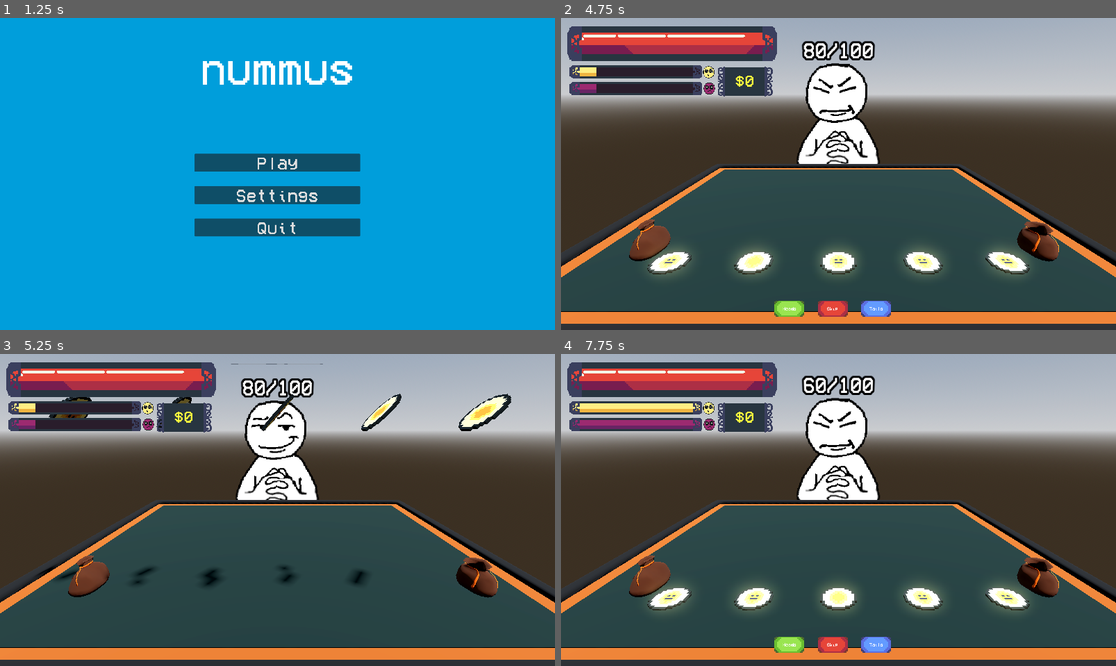
Above: before the commit, frames 1-4 (two rows, left to right).
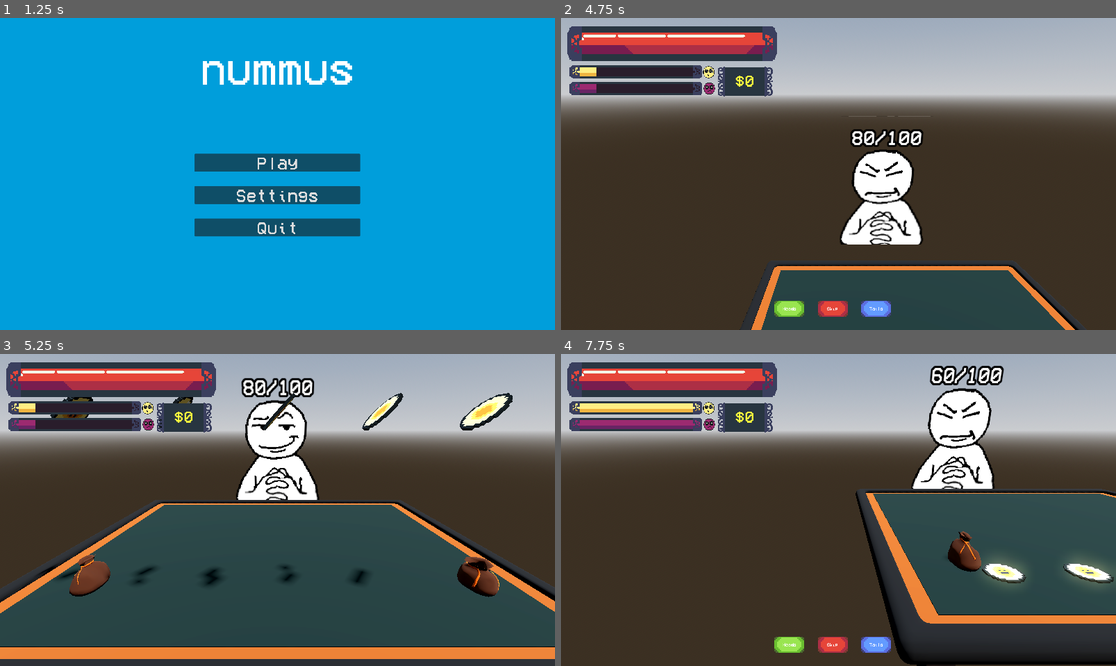
Above: after the commit, the same moments.

Repository: nianjindev/nummus
Game: Godot game, scene res://gui/splash_screen/splash_screen_manager.tscn
Same seed, same stepped clock (60 frames per second), same inputs: the game is played once before the commit and once after it. The engine's default icon, where the game draws it, is replaced by a stand-in: a white triangle on a blue panel in a dark square.
Inputs (mouse positions are in pixels of both pictures, inside the frame that each line leads up to):
- Up to frame 1 (1.25 s): tap Enter at 0.5 s; move the mouse to (399, 158) at 0.52 s; click (399, 158) at 0.67 s; tap Space at 0.77 s
- Up to frame 2 (4.75 s): click "Play" at 1.25 s; click "Skip" at 2 s; click "Skip" at 2.75 s; click "Heads" at 3.5 s; move the mouse to (727, 189) at 4.27 s; click (727, 189) at 4.42 s; tap Space at 4.52 s
- Up to frame 3 (5.25 s): click "Tails" at 5 s
- Up to frame 4 (7.75 s): move the mouse to (894, 441) at 5.77 s; click (894, 441) at 5.92 s; click "Heads" at 6.5 s; move the mouse to (810, 572) at 7.27 s; click (810, 572) at 7.42 s; tap Space at 7.52 s

Frame 1 is identical in both runs. In frame 2, 40% of the frame differs, in the area x 0-100%, y 7-100%; in frame 3, 2.8%; in frame 4, 47%, in the area x 0-100%, y 3-100%.

Commit message:
added EPIC camera shake

Diff:
--- a/nummus-game/autoload/signalbus.gd
+++ b/nummus-game/autoload/signalbus.gd
@@ -32,6 +32,8 @@
 signal toggle_bar_ui(show: bool)
 signal toggle_level_completed_ui(show: bool)
 
+######## VFX ########
+signal enemy_hurt_visuals()
 
 func _ready():
 	skill_check_finish.connect(_on_skill_check)
--- a/nummus-game/base_objects/base_level.gd
+++ b/nummus-game/base_objects/base_level.gd
@@ -2,12 +2,13 @@
 
 var current_hand: Array[Coin]
 @onready var table = $TableHandler
-@onready var camera_3d: Camera3D = $Camera3D
+@onready var camera: Camera3D = $PlayerCamera
 
 func _ready() -> void:
 	# Inventory.add_item(ObjectManager.create_coin(Constants.COINS.base, Constants.display_type.PLAY))
 	spawn_coin()
 	ObjectManager.spawn_base_enemy()
+
 
 func spawn_coin():
 	var hand_size: int = max(Globals.max_hand, Inventory.inventory.size())
--- a/nummus-game/base_objects/base_level.tscn
+++ b/nummus-game/base_objects/base_level.tscn
@@ -1,7 +1,8 @@
-[gd_scene load_steps=8 format=3 uid="uid://vwukeorb6yvs"]
+[gd_scene load_steps=9 format=3 uid="uid://vwukeorb6yvs"]
 
 [ext_resource type="Script" uid="uid://d22vmb2a3xedj" path="res://base_objects/base_level.gd" id="1_ftfrf"]
 [ext_resource type="PackedScene" uid="uid://dwu8pi66hpjiu" path="res://base_objects/table_handler.tscn" id="2_iothi"]
+[ext_resource type="PackedScene" uid="uid://bggqvxqjboy3t" path="res://base_objects/player_camera.tscn" id="2_nboak"]
 [ext_resource type="ArrayMesh" uid="uid://d2tjgm2vawtym" path="res://assets/3d/coin_purse_open.obj" id="3_d3dva"]
 [ext_resource type="ArrayMesh" uid="uid://bmmobbrhil6md" path="res://assets/3d/coin_purse_closed.obj" id="4_bgm65"]
 
@@ -32,9 +33,8 @@
 shadow_enabled = true
 shadow_blur = 0.897
 
-[node name="Camera3D" type="Camera3D" parent="."]
-transform = Transform3D(-4.361182e-08, -0.28287718, 0.95915616, 2.9486855e-09, 0.95915616, 0.28287718, -1, 1.5165039e-08, -4.099643e-08, 1.5741451, 1.0703781, 0)
-fov = 60.0
+[node name="PlayerCamera" parent="." instance=ExtResource("2_nboak")]
+transform = Transform3D(-4.4581025e-08, -0.28287718, 0.95915616, 2.9486855e-09, 0.95915616, 0.28287718, -1, 1.5439204e-08, -4.1926047e-08, 1.5741451, 1.0703781, 0)
 
 [node name="Purse" type="MeshInstance3D" parent="."]
 transform = Transform3D(0.1075234, 0, 0, 0, 0.1075234, 0, 0, 0, 0.1075234, 0.5075082, 0.42909357, -0.87402403)
--- a/nummus-game/base_objects/enemy.gd
+++ b/nummus-game/base_objects/enemy.gd
@@ -12,6 +12,7 @@
 
 var hurt_small_length: float = 0.5
 var hurt_medium_length: float = 1
+var death_length: float = 3.0
 
 
 func _ready():
@@ -27,16 +28,19 @@
 	scale = Vector3(0.6,0.6,0.6)
 
 func play_hurt_animation():
+	Signalbus.enemy_hurt_visuals.emit()
 	animated_sprite.play("hurt")
 	animation_player.speed_scale = 0
+
 	await get_tree().create_timer(hurt_small_length).timeout
+
+	animated_sprite.play("neutral")
 	animation_player.speed_scale = 1
-	animated_sprite.play("neutral")
 
 func play_death_animation():
 	animated_sprite.play("very_hurt")
-	animation_player.play("death")
-	await animation_player.animation_finished
+	await get_tree().create_timer(death_length).timeout
+
 	Signalbus.current_enemy_defeated.emit()
 
 func take_damage(amount: int):
--- a/nummus-game/base_objects/enemy.tscn
+++ b/nummus-game/base_objects/enemy.tscn
@@ -17,6 +17,14 @@
 "values": [Vector3(0, 0, 0)]
 }
 
+[sub_resource type="Animation" id="Animation_gmcc3"]
+resource_name = "death"
+length = 3.0
+
+[sub_resource type="Animation" id="Animation_2kuny"]
+resource_name = "hurt_small"
+length = 0.5
+
 [sub_resource type="Animation" id="Animation_fw1ev"]
 resource_name = "idle"
 length = 2.8667
@@ -33,14 +41,6 @@
 "update": 0,
 "values": [Vector3(0, 0, 0), Vector3(0, -0.13, 0), Vector3(0, 0, 0)]
 }
-
-[sub_resource type="Animation" id="Animation_2kuny"]
-resource_name = "hurt_small"
-length = 0.5
-
-[sub_resource type="Animation" id="Animation_gmcc3"]
-resource_name = "death"
-length = 3.0
 
 [sub_resource type="AnimationLibrary" id="AnimationLibrary_orwns"]
 _data = {
--- /dev/null
+++ b/nummus-game/base_objects/player_camera.gd
@@ -0,0 +1,22 @@
+extends Camera3D
+
+@export var max_shake:float = 10.0
+@export var shake_fade:float = 10.0
+
+var _shake_strength: float = 0.0
+
+func _ready():
+	Signalbus.enemy_hurt_visuals.connect(_on_enemy_hurt)
+
+func trigger_shake() -> void:
+	_shake_strength = max_shake
+
+func _process(delta: float):
+	if _shake_strength > 0:
+		_shake_strength = lerp(_shake_strength, 0.0, shake_fade * delta)
+		h_offset = randf_range(-_shake_strength, _shake_strength)
+		v_offset = randf_range(-_shake_strength, _shake_strength)
+
+
+func _on_enemy_hurt():
+	trigger_shake()
--- /dev/null
+++ b/nummus-game/base_objects/player_camera.tscn
@@ -0,0 +1,8 @@
+[gd_scene load_steps=2 format=3 uid="uid://bggqvxqjboy3t"]
+
+[ext_resource type="Script" uid="uid://ljr0nwujqdow" path="res://base_objects/player_camera.gd" id="1_sr7lj"]
+
+[node name="PlayerCamera" type="Camera3D"]
+transform = Transform3D(-4.361182e-08, -0.28287718, 0.95915616, 2.9486855e-09, 0.95915616, 0.28287718, -1, 1.5165039e-08, -4.099643e-08, 0, 0, 0)
+fov = 60.0
+script = ExtResource("1_sr7lj")
Not shown, added: nummus-game/base_objects/player_camera.gd.uid
